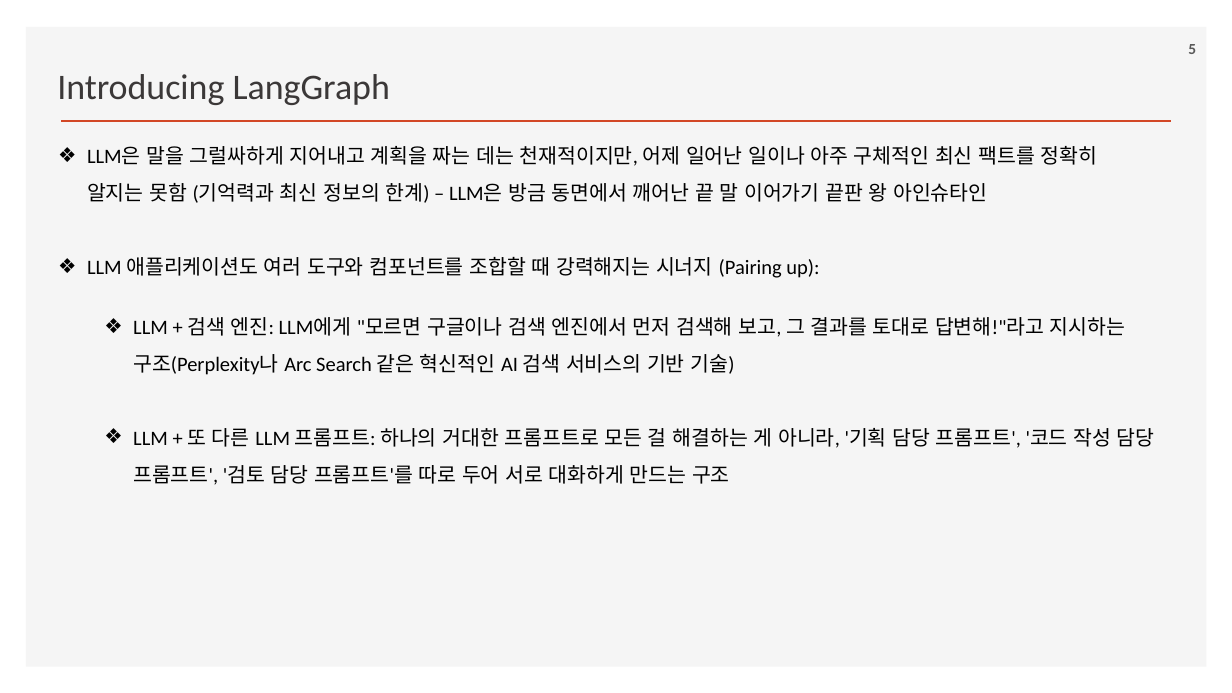
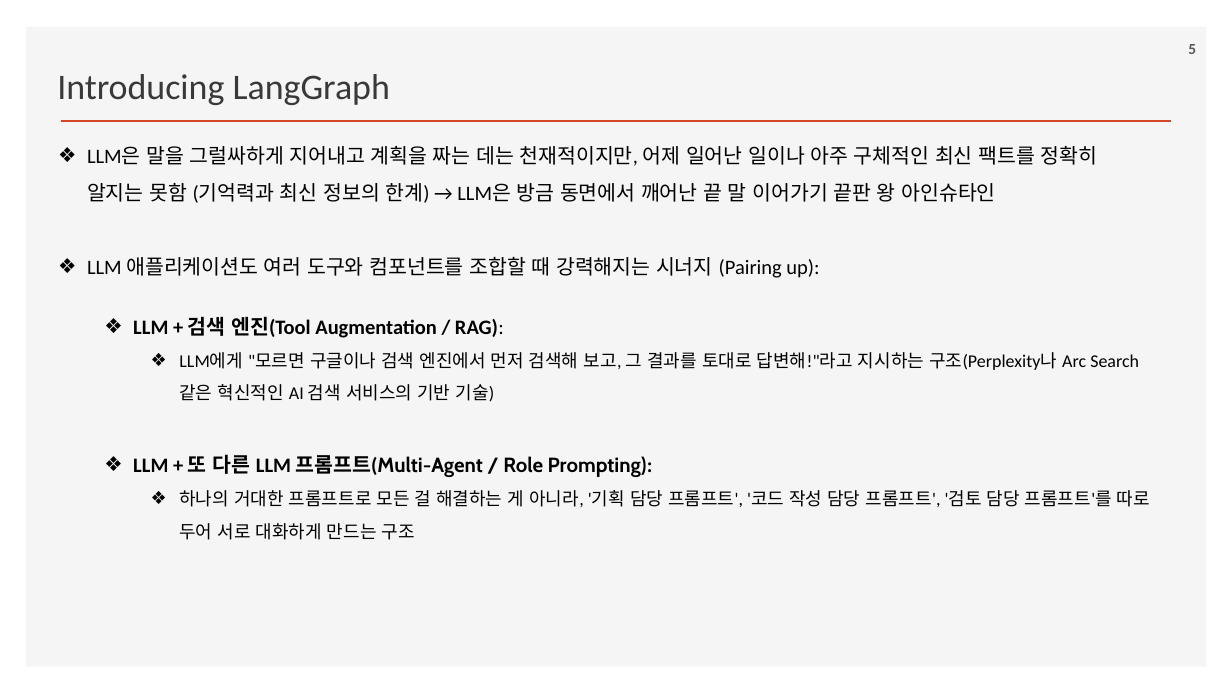
Before and after one commit to ancestor9/2026_Fall_Learning-Langchain-AI-Agent, a slide deck: slide 5 of ppts/CHAPTER 4 Using LangGraph to Add Memory to Your Chatbot.pptx. Drawn at 1232x693 pixels with LibreOffice and Linux fonts; fonts in the diff are those of the drawing; background and template pictures are left out. Boxes give left, top, right and bottom in pixels: in the first picture for what was removed or moved away, otherwise in the second. Text is boxed around its words. In the diff, an @@ line names an element or a change of style, - is before the commit and + after.

```diff
--- a/ppts/CHAPTER 4 Using LangGraph to Add Memory to Your Chatbot.pptx
+++ b/ppts/CHAPTER 4 Using LangGraph to Add Memory to Your Chatbot.pptx
@@ text at (x1=87, y1=146, x2=1098, y2=203): text changed @@
-❖ LLM은 말을 그럴싸하게 지어내고 계획을 짜는 데는 천재적이지만, 어제 일어난 일이나 아주 구체적인 최신 팩트를 정확히 알지는 못함 (기억력과 최신 정보의 한계) – LLM은 방금 동면에서 깨어난 끝 말 이어가기 끝판 왕 아인슈타인
+❖ LLM은 말을 그럴싸하게 지어내고 계획을 짜는 데는 천재적이지만, 어제 일어난 일이나 아주 구체적인 최신 팩트를 정확히 알지는 못함 (기억력과 최신 정보의 한계) → LLM은 방금 동면에서 깨어난 끝 말 이어가기 끝판 왕 아인슈타인
@@ text at (x1=133, y1=316, x2=1150, y2=540): text changed; size 16 to 14 pt @@
-  ❖ LLM + 검색 엔진: LLM에게 "모르면 구글이나 검색 엔진에서 먼저 검색해 보고, 그 결과를 토대로 답변해!"라고 지시하는 구조(Perplexity나 Arc Search 같은 혁신적인 AI 검색 서비스의 기반 기술)
-  ❖ LLM + 또 다른 LLM 프롬프트: 하나의 거대한 프롬프트로 모든 걸 해결하는 게 아니라, '기획 담당 프롬프트', '코드 작성 담당 프롬프트', '검토 담당 프롬프트'를 따로 두어 서로 대화하게 만드는 구조
+  ❖ LLM + 검색 엔진(Tool Augmentation / RAG):
+    ❖ LLM에게 "모르면 구글이나 검색 엔진에서 먼저 검색해 보고, 그 결과를 토대로 답변해!"라고 지시하는 구조(Perplexity나 Arc Search 같은 혁신적인 AI 검색 서비스의 기반 기술)
+  ❖ LLM + 또 다른 LLM 프롬프트(Multi-Agent / Role Prompting):
+    ❖ 하나의 거대한 프롬프트로 모든 걸 해결하는 게 아니라, '기획 담당 프롬프트', '코드 작성 담당 프롬프트', '검토 담당 프롬프트'를 따로 두어 서로 대화하게 만드는 구조
```
Also in this commit, not shown: 10 other slides changed, 1 slide added, 1 slide removed.
